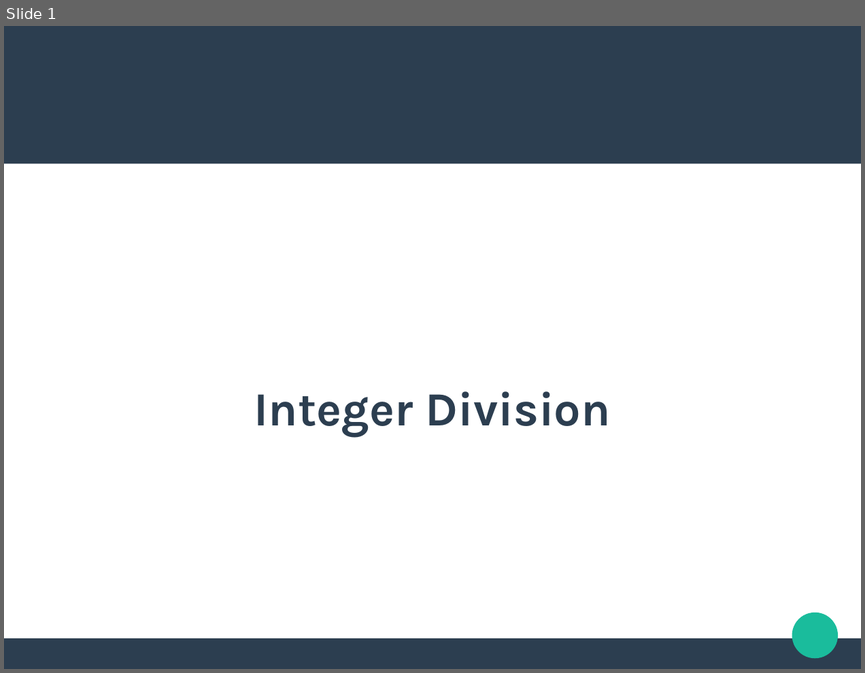
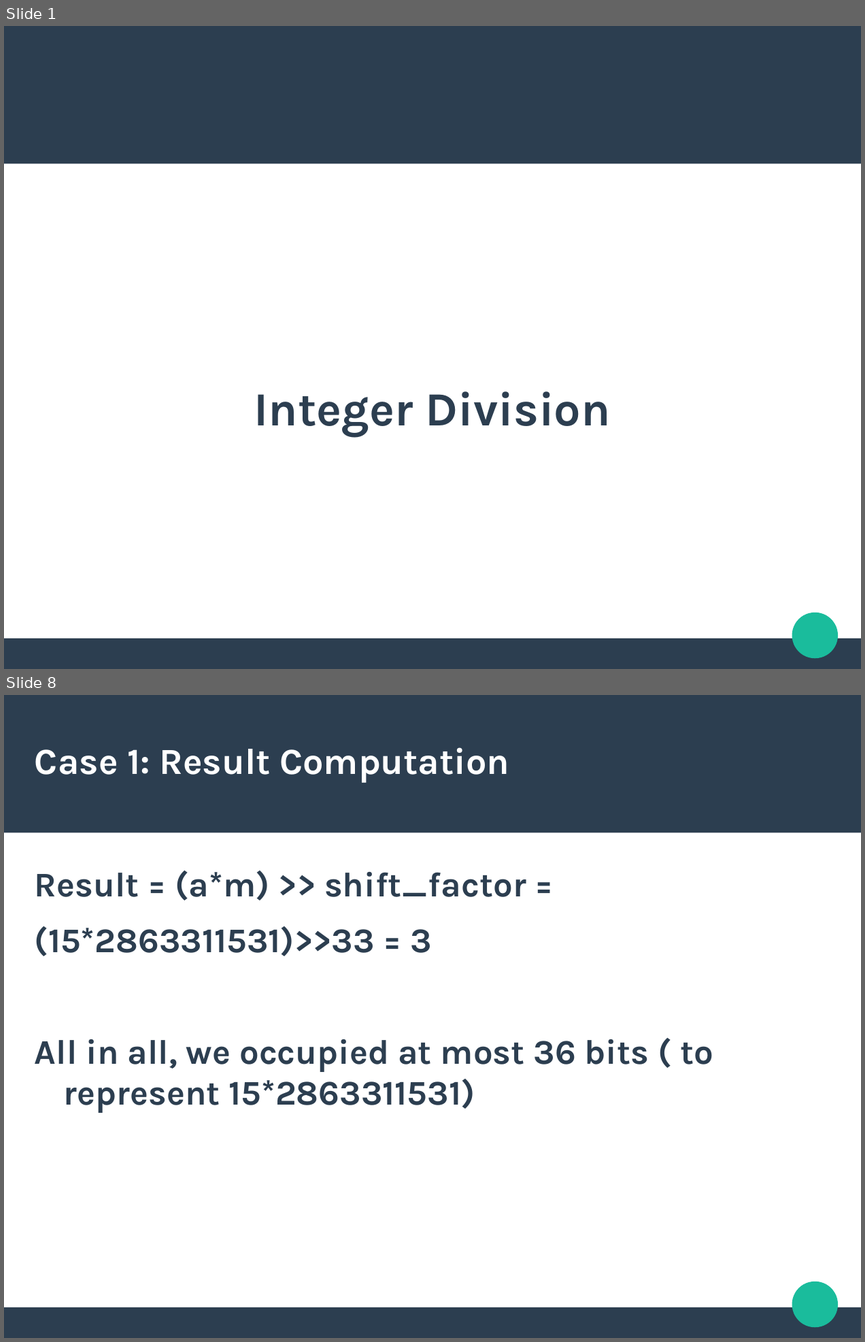
Before and after one commit to fusiled/dsdmProject, a slide deck: slides/slides3.odp. Shown one above the other, each under a label of ours: slide 1 before the commit, slides 1 and 8 after it; the slides between them are not shown. The pictures are 865x673 and 865x1342 pixels, drawn with LibreOffice and Linux fonts; fonts in the diff are those of the drawing. Boxes give left, top, right and bottom in pixels: in the first picture for what was removed or moved away, otherwise in the second. Text is boxed around its words. In the diff, an @@ line names an element or a change of style, - is before the commit and + after.

```diff
--- a/slides/slides3.odp
+++ b/slides/slides3.odp
@@ slide 8 added at (4, 695, 861, 1338), background #FFFFFF; not listed: 3 template elements that a slide beside it also shows @@
@@ title added at (35, 747, 509, 783), 34 pt, text #FFFFFF, bold @@
+Case 1: Result Computation
@@ text added at (35, 870, 713, 1113), 32 pt, text #2C3E50, bold @@
+Result = (a*m) >> shift_factor =
+(15*2863311531)>>33 = 3
+All in all, we occupied at most 36 bits ( to represent 15*2863311531)
```
Also in this commit, not shown: 1 slide changed, 7 other slides added, 5 slides removed, 3 other files.
